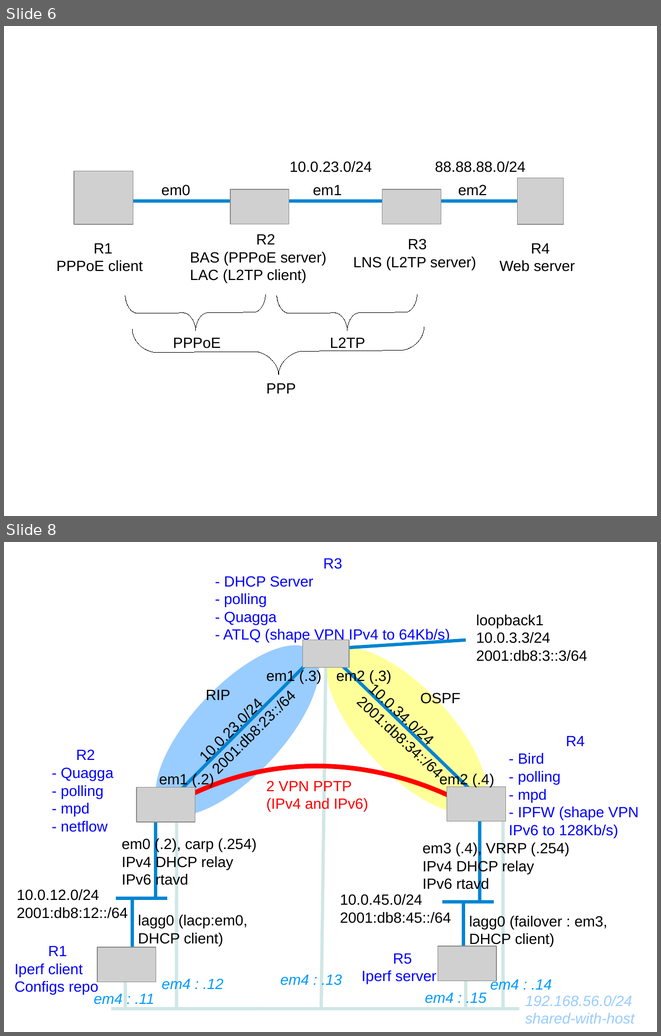
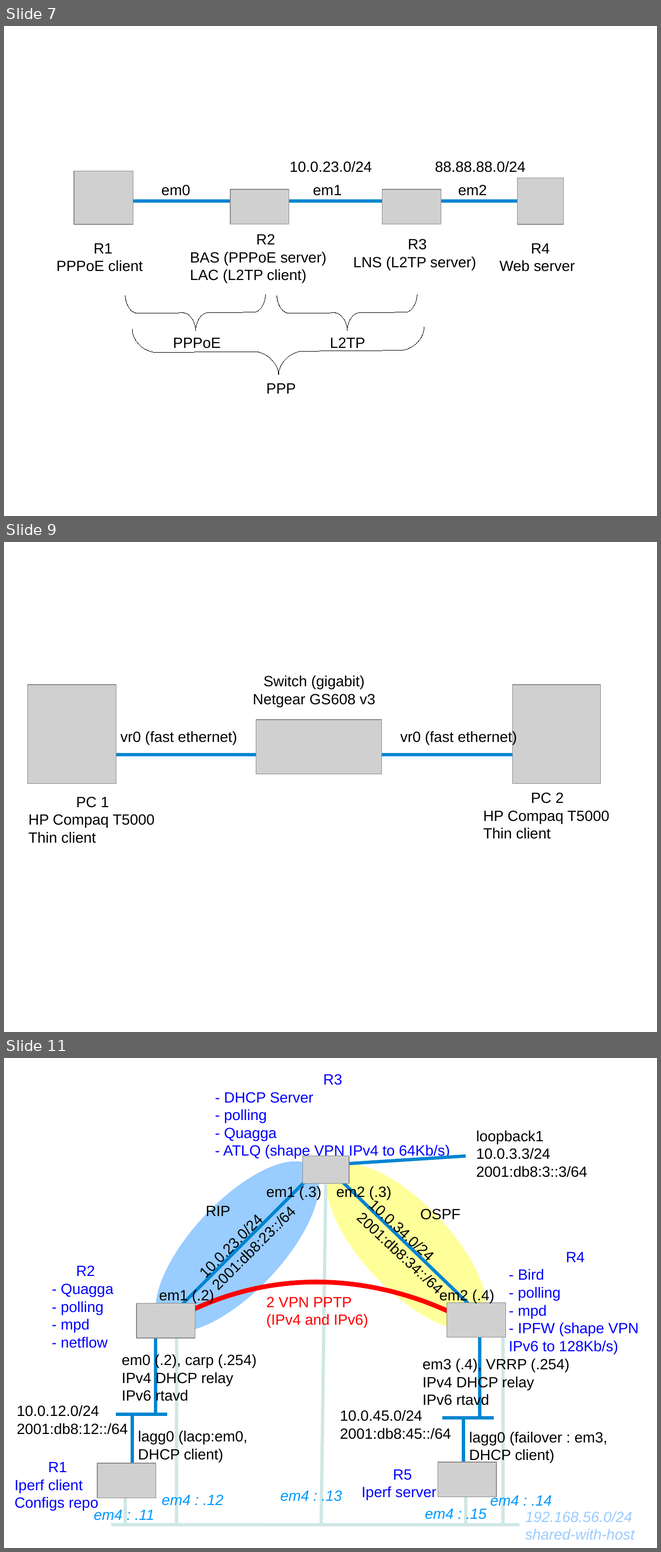
Before and after one commit to ocochard/BSDRP, a slide deck: trunk/docs/labs.examples.odp. Shown one above the other, each under a label of ours: slides 6 and 8 before the commit, slides 7, 9 and 11 after it; the slides between them are not shown. The pictures are 661x1036 and 661x1552 pixels, drawn with LibreOffice and Linux fonts; fonts in the diff are those of the drawing; grey boxes stand for pictures. Boxes give left, top, right and bottom in pixels: in the first picture for what was removed or moved away, otherwise in the second. Text is boxed around its words. In the diff, an @@ line names an element or a change of style, - is before the commit and + after.

```diff
--- a/trunk/docs/labs.examples.odp
+++ b/trunk/docs/labs.examples.odp
@@ slide 9 added at (x1=4, y1=542, x2=657, y2=1032), background #FFFFFF @@
@@ picture added at (x1=28, y1=685, x2=116, y2=784) @@
@@ text added at (x1=253, y1=675, x2=376, y2=707), 18 pt, text #000000 @@
+Switch (gigabit)
+Netgear GS608 v3
@@ picture added at (x1=512, y1=685, x2=601, y2=784) @@
@@ text added at (x1=121, y1=731, x2=237, y2=744), 18 pt, text #000000 @@
+vr0 (fast ethernet)
@@ picture added at (x1=256, y1=720, x2=381, y2=774) @@
@@ text added at (x1=400, y1=730, x2=517, y2=744), 18 pt, text #000000 @@
+vr0 (fast ethernet)
@@ line added from (571, 755) to (81, 755), #0084D1 4 pt @@
@@ text added at (x1=483, y1=792, x2=609, y2=839), 18 pt, text #000000 @@
+PC 2
+HP Compaq T5000
+Thin client
@@ text added at (x1=28, y1=796, x2=155, y2=843), 18 pt, text #000000 @@
+PC 1
+HP Compaq T5000
+Thin client
@@ what was slide 6 is now slide 7 @@
@@ what was slide 8 is now slide 11 @@
```
Also in this commit, not shown: 3 slides changed, 3 other slides added.
